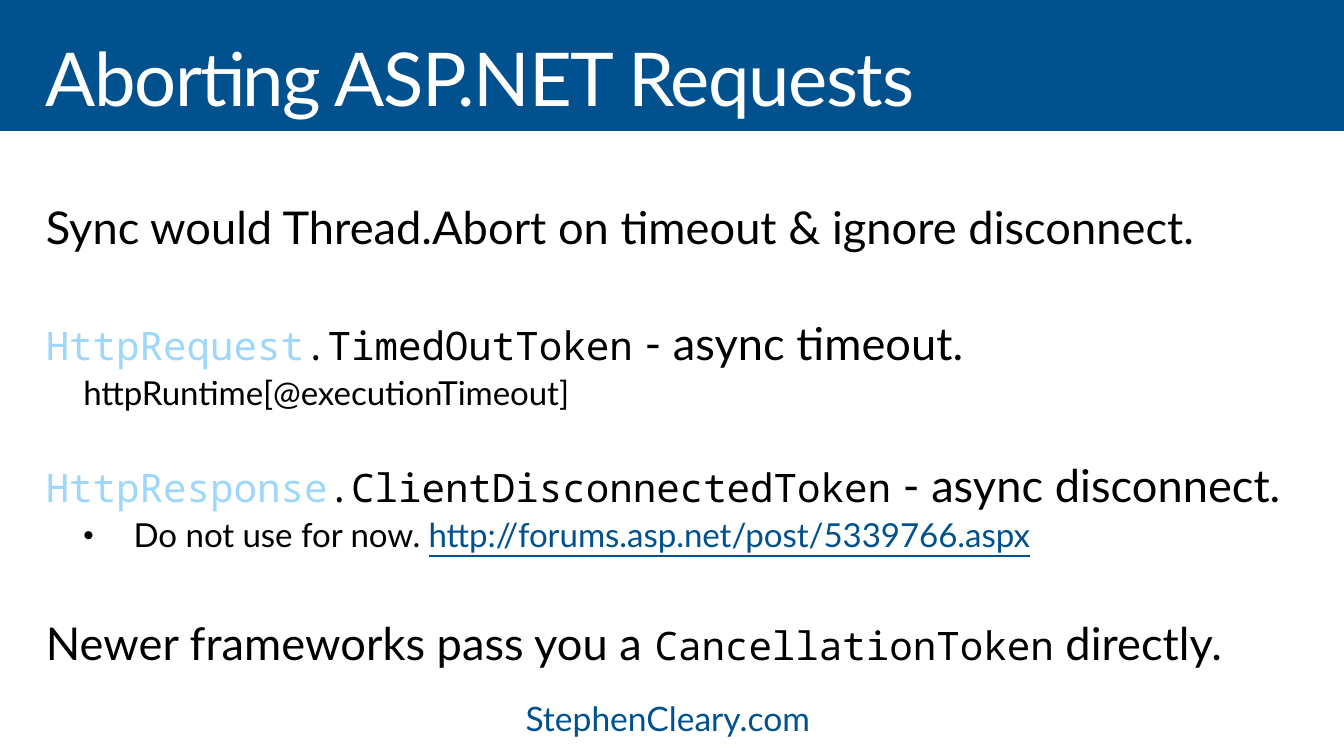
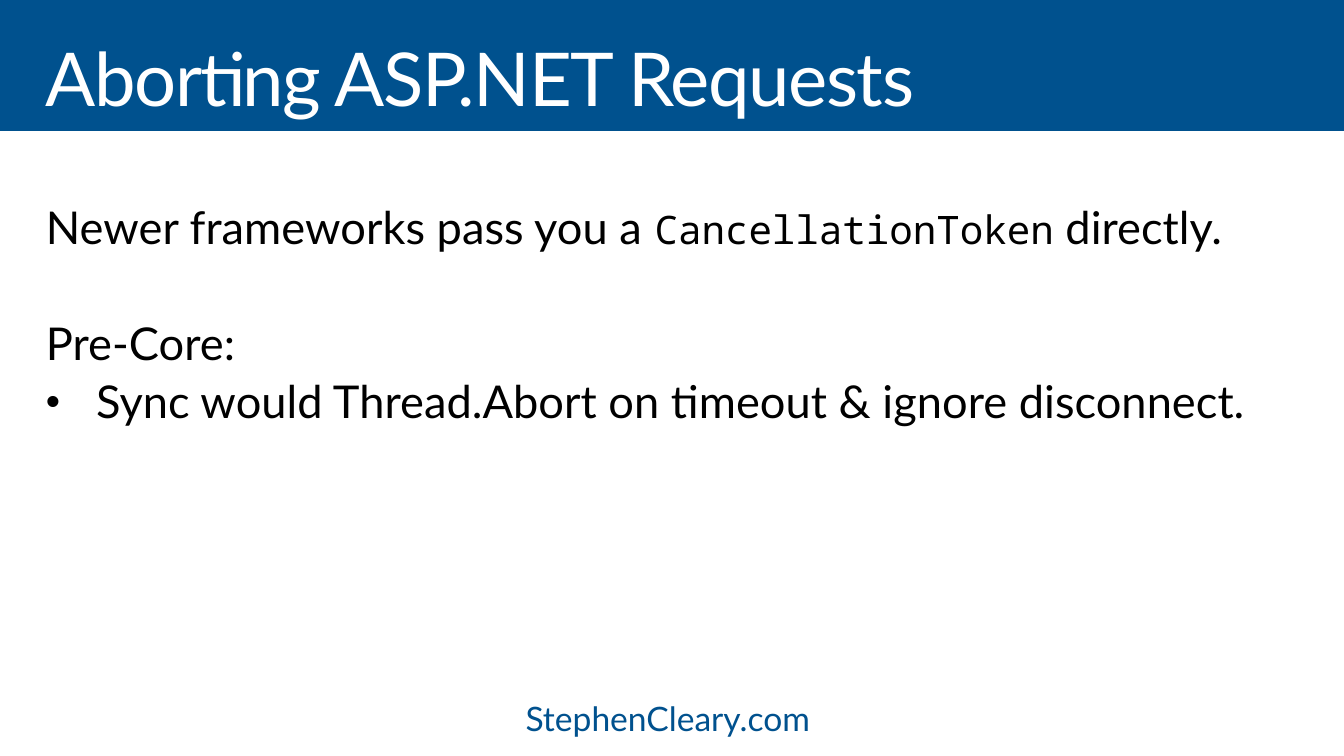
Before and after one commit to StephenCleary/Presentations, a slide deck: slide 29 of Async Servers/Intro to Async ASP.NET - 16.9.pptx (slide 28 before the commit). Drawn at 1344x756 pixels with LibreOffice and Linux fonts; fonts in the diff are those of the drawing. Boxes give left, top, right and bottom in pixels: in the first picture for what was removed or moved away, otherwise in the second. Text is boxed around its words. In the diff, an @@ line names an element or a change of style, - is before the commit and + after.

```diff
--- a/Async Servers/Intro to Async ASP.NET - 16.9.pptx
+++ b/Async Servers/Intro to Async ASP.NET - 16.9.pptx
@@ text at <box>46,210,1222,361</box>: paragraphs added @@
+Newer frameworks pass you a CancellationToken directly.
+Pre-Core:
@@ text at <box>46,327,1281,668</box>: paragraphs removed @@
-HttpRequest.TimedOutToken - async timeout.
-  httpRuntime[@executionTimeout]
-HttpResponse.ClientDisconnectedToken - async disconnect.
-  • Do not use for now. http://forums.asp.net/post/5339766.aspx
-Newer frameworks pass you a CancellationToken directly.
@@ text at <box>96,384,1245,427</box>: bullet none to • @@
```
Also in this commit, not shown: 18 other slides changed, 1 slide added, 1 slide removed, 5 other files.
